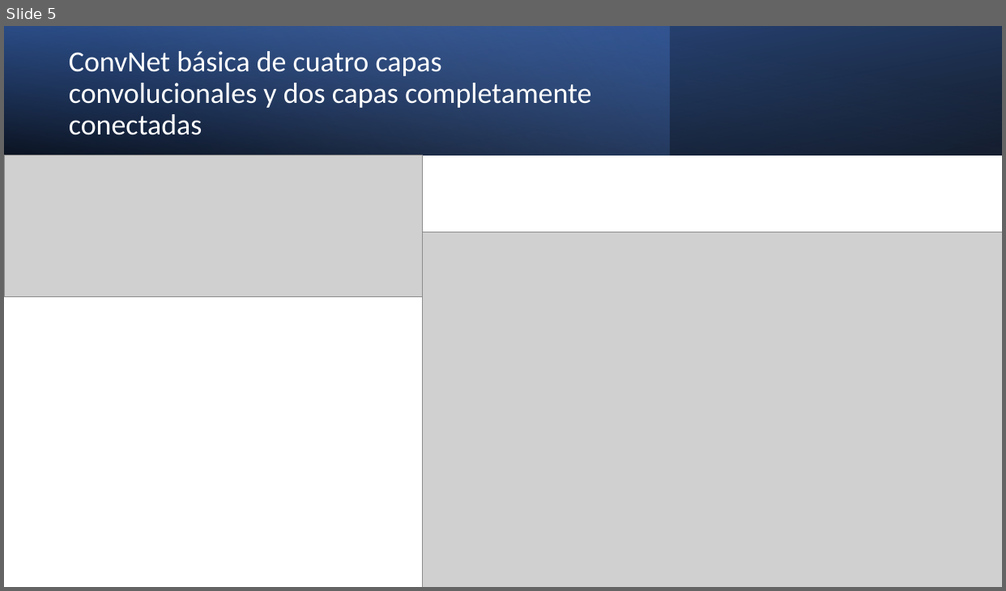
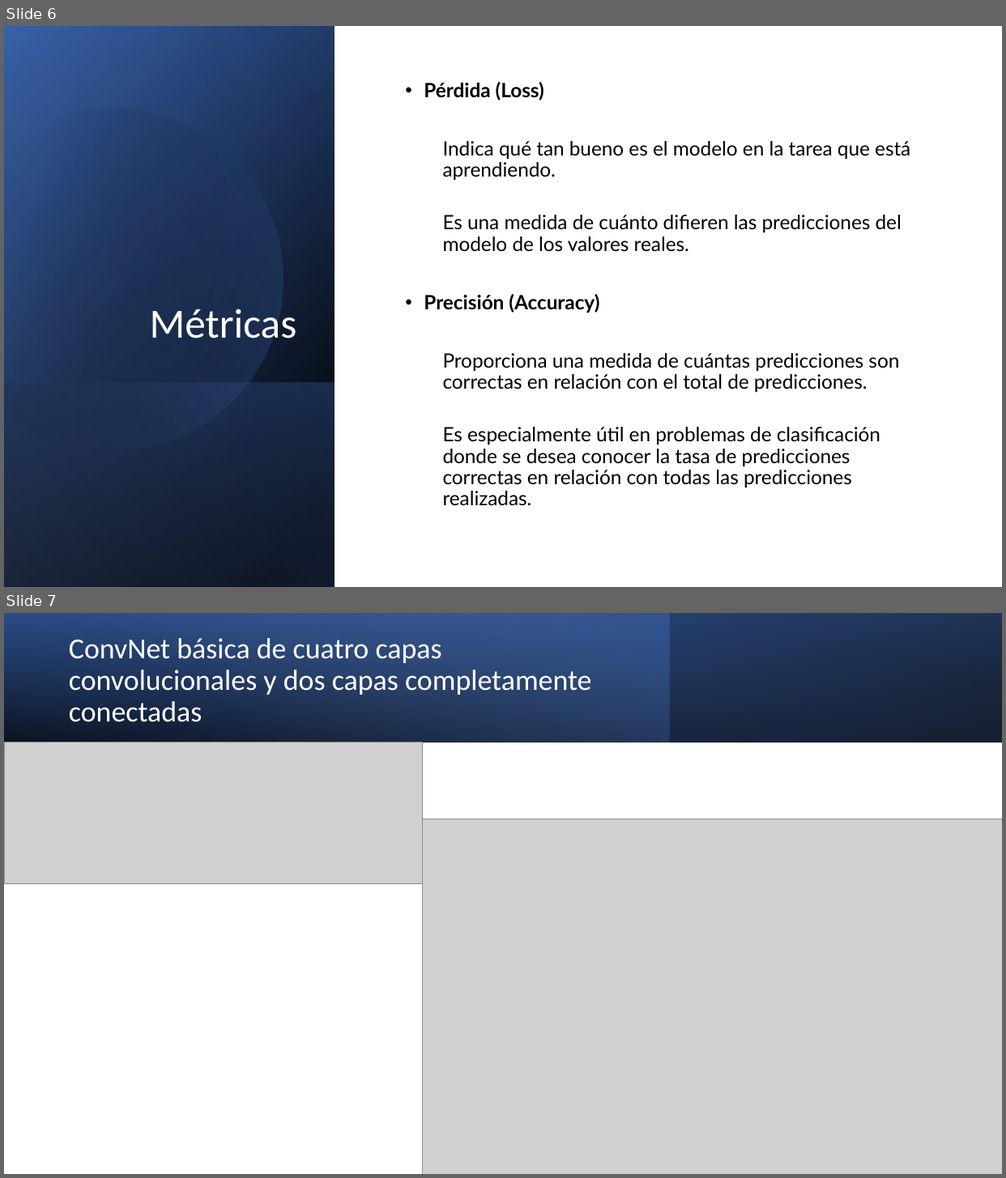
Before and after one commit to ClaraBureu/CEIA, a slide deck: VCII/Presentación.pptx. Shown one above the other, each under a label of ours: slide 5 before the commit, slides 6 and 7 after it. The pictures are 1006x591 and 1006x1178 pixels, drawn with LibreOffice and Linux fonts; fonts in the diff are those of the drawing; grey boxes stand for pictures. Boxes give left, top, right and bottom in pixels: in the first picture for what was removed or moved away, otherwise in the second. Text is boxed around its words. In the diff, an @@ line names an element or a change of style, - is before the commit and + after.

```diff
--- a/VCII/Presentación.pptx
+++ b/VCII/Presentación.pptx
@@ slide 6 added at box(4, 26, 1002, 587), background #FFFFFF @@
@@ rectangle added at box(4, 26, 1002, 587), fill #FFFFFF @@
@@ rectangle added at box(4, 26, 335, 587), fill gradient #000000 to #2F5597 @@
@@ rectangle added at box(4, 27, 335, 587), fill gradient #000000 to #4472C4 @@
@@ rectangle added at box(4, 26, 335, 587), fill gradient #000000 to #8FAADC @@
@@ freeform shape added at box(4, 68, 324, 485), fill gradient #000000 to #4472C4 @@
@@ text added at box(424, 82, 910, 506), 19 pt, text #000000 @@
+• Pérdida (Loss)
+  Indica qué tan bueno es el modelo en la tarea que está aprendiendo.
+  Es una medida de cuánto difieren las predicciones del modelo de los valores reales.
+• Precisión (Accuracy)
+  Proporciona una medida de cuántas predicciones son correctas en relación con el total de predicciones.
+  Es especialmente útil en problemas de clasificación donde se desea conocer la tasa de predicciones correctas en relación con todas las predicciones realizadas.
@@ title added at box(150, 309, 297, 339), 40 pt, text #FFFFFF @@
+Métricas
@@ rectangle added at box(4, 382, 335, 587), fill gradient #4472C4 to #000000 @@
@@ what was slide 5 is now slide 7 @@
```
Also in this commit, not shown: 2 slides changed, 5 other slides added, 2 slides removed, 6 other files.
